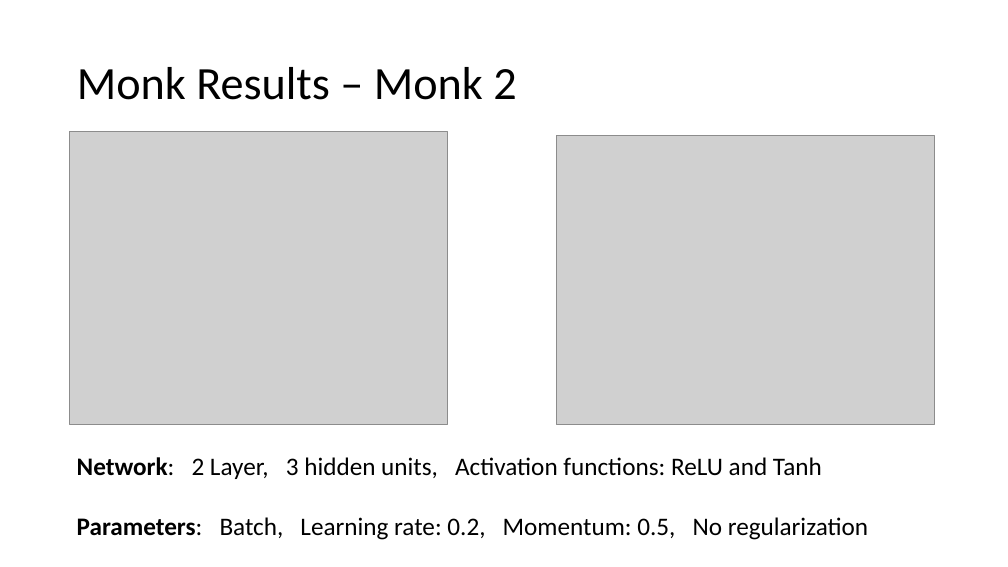
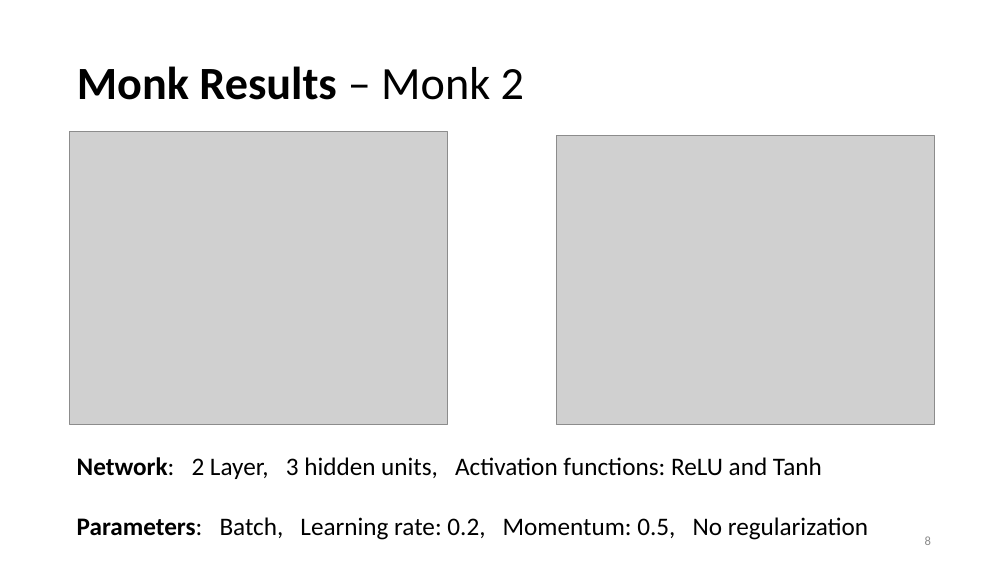
Before and after one commit to tommasoDR/NN-Implementation, a slide deck: slide 8 of Report.pptx. Drawn at 1008x567 pixels with LibreOffice and Linux fonts; fonts in the diff are those of the drawing; grey boxes stand for pictures. Boxes give left, top, right and bottom in pixels: in the first picture for what was removed or moved away, otherwise in the second. Text is boxed around its words. In the diff, an @@ line names an element or a change of style, - is before the commit and + after.

```diff
--- a/Report.pptx
+++ b/Report.pptx
@@ title "Monk Results – Monk 2" at (x1=77, y1=66, x2=524, y2=100): bold on in "Monk Results" @@
@@ page number added at (x1=925, y1=536, x2=931, y2=545), 12 pt, text #8C8C8C @@
+8
```
Also in this commit, not shown: 10 other slides changed, 7 slides added, 1 slide removed, 10 other files.
